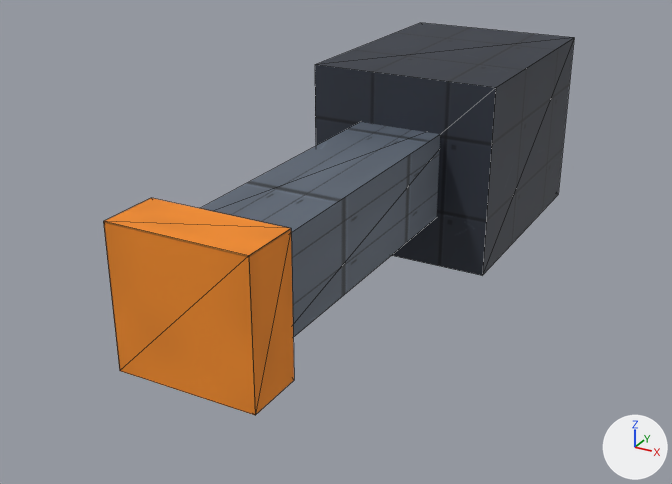
An edit to the glTF model public/assets/models/units/tdf-mech-weapon-arm-autocannon.glb, drawn before and after from the same camera.
One viewpoint serves both versions: a 50 mm camera at (0.429, -1.178, 0.356) aimed at (-0.006, -0.388, -0.039). Arrows for +X, +Y and +Z are at lower right; the lights stay in place. The first picture is the older version. Mesh edges are drawn as thin lines. Where no turn or scale is listed for an object, it has been applied to the vertices. Vertices at exactly the same position are counted once.

Before the edit, the objects in view are built like this:
```python
me_mesh_0 = bpy.data.meshes.new('Mesh_0')
me_mesh_0.from_pydata(...)  # a box spanning x -0.11..0.11, y -0.15..0.15, z -0.11..0.11
me_mesh_0.materials.append(mat_tdf_grey_dark)  # picture img_tdf_atlas_albedo_png
me_mesh_1 = bpy.data.meshes.new('Mesh_1')
me_mesh_1.from_pydata(...)  # a box spanning x -0.05..0.05, y -0.225..0.225, z -0.05..0.05
me_mesh_1.materials.append(mat_tdf_grey_mid)  # picture img_tdf_atlas_albedo_png
me_mesh_2 = bpy.data.meshes.new('Mesh_2')
me_mesh_2.from_pydata(...)  # a box spanning x -0.07..0.07, y -0.03..0.03, z -0.07..0.07
me_mesh_2.materials.append(mat_tdf_orange)  # picture img_tdf_atlas_albedo_png
ob_barrel = bpy.data.objects.new('barrel', me_mesh_1)
ob_barrel.location = (0.0, -0.4, 0.0)
ob_muzzle = bpy.data.objects.new('muzzle', me_mesh_2)
ob_muzzle.location = (0.0, -0.63, 0.0)
ob_receiver = bpy.data.objects.new('receiver', me_mesh_0)
ob_receiver.location = (0.0, -0.1, 0.0)
```
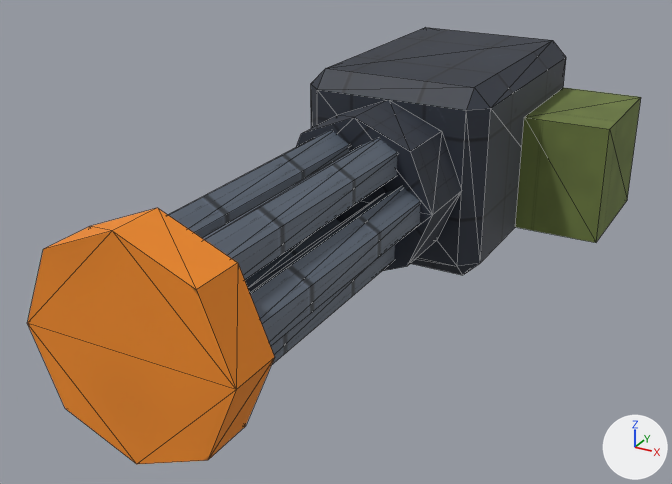
Where the change shows, as pixel boxes (x1, y1, x2, y2) in the pictures (672 x 484 px):
'muzzle_ring', added (orange): after (27, 208, 275, 464)
'receiver', reshaped, moved: before (315, 23, 574, 276); after (311, 27, 566, 275)
'muzzle', deleted (orange): before (103, 198, 294, 415)
'barrel', deleted: before (201, 122, 440, 337)
'ammo_box', added (green): after (515, 88, 641, 243)
'barrel_0', added: after (248, 186, 420, 346)
'barrel_1', added: after (202, 138, 397, 280)
'hub', added: after (296, 100, 461, 271)
'barrel_2', added (blue): after (168, 130, 349, 238)
'barrel_5', added: after (271, 245, 395, 364)
'barrel_4', added: after (245, 219, 340, 288)

What the commit changed:
Material 'tdf-olive' (mat_tdf_olive) is new.
Its texture is img_tdf_atlas_albedo_png.
Its roughness is 0.9.
me_mesh_0 is used by ob_receiver; location (0.0, -0.1, 0.0).
me_mesh_0 had 8 vertices, 12 faces and spanned x -0.11..0.11, y -0.15..0.15, z -0.11..0.11.
me_mesh_0 now has 24 vertices, 44 faces and spans x -0.11..0.11, y -0.16..0.16, z -0.11..0.11.
me_mesh_0 part 1: the whole mesh is rebuilt.
Mesh me_muzzle_ring is new.
It is an 8-sided cylinder along y spanning x -0.1..0.1, y -0.025..0.025, z -0.1..0.1.
It uses material mat_tdf_orange (picture img_tdf_atlas_albedo_png).
Mesh me_barrel_5 is new.
It is a 6-sided cylinder along y spanning x -0.022..0.022, y -0.2..0.2, z -0.025..0.025.
It uses material mat_tdf_grey_mid (picture img_tdf_atlas_albedo_png).
Mesh me_hub is new.
It is an 8-sided cylinder along y spanning x -0.09..0.09, y -0.04..0.04, z -0.09..0.09.
It uses material mat_tdf_grey_dark (picture img_tdf_atlas_albedo_png).
Mesh me_ammo_box is new.
It is a box spanning x -0.05..0.05, y -0.08..0.08, z -0.07..0.07.
It uses material mat_tdf_olive (picture img_tdf_atlas_albedo_png).
Object 'receiver' (ob_receiver) moves from (0.0, -0.1, 0.0) to (0.0, -0.12, 0.0).
Object 'barrel' (ob_barrel) is deleted.
Object 'muzzle' (ob_muzzle) is deleted.
Object 'muzzle_ring' (ob_muzzle_ring) is new; it shows me_muzzle_ring.
Its location is (0.0, -0.7, 0.0).
Object 'barrel_5' (ob_barrel_5) is new; it shows me_barrel_5.
Its location is (0.0275, -0.52, -0.0476).
Object 'barrel_4' (ob_barrel_4) is new; it shows a copy of me_barrel_5.
Its location is (-0.0275, -0.52, -0.0476).
Object 'barrel_2' (ob_barrel_2) is new; it shows a copy of me_barrel_5.
Its location is (-0.0275, -0.52, 0.0476).
Object 'barrel_1' (ob_barrel_1) is new; it shows a copy of me_barrel_5.
Its location is (0.0275, -0.52, 0.0476).
Object 'barrel_0' (ob_barrel_0) is new; it shows a copy of me_barrel_5.
Its location is (0.055, -0.52, 0.0).
Object 'hub' (ob_hub) is new; it shows me_hub.
Its location is (0.0, -0.32, 0.0).
Object 'ammo_box' (ob_ammo_box) is new; it shows me_ammo_box.
Its location is (0.16, -0.06, -0.02).
